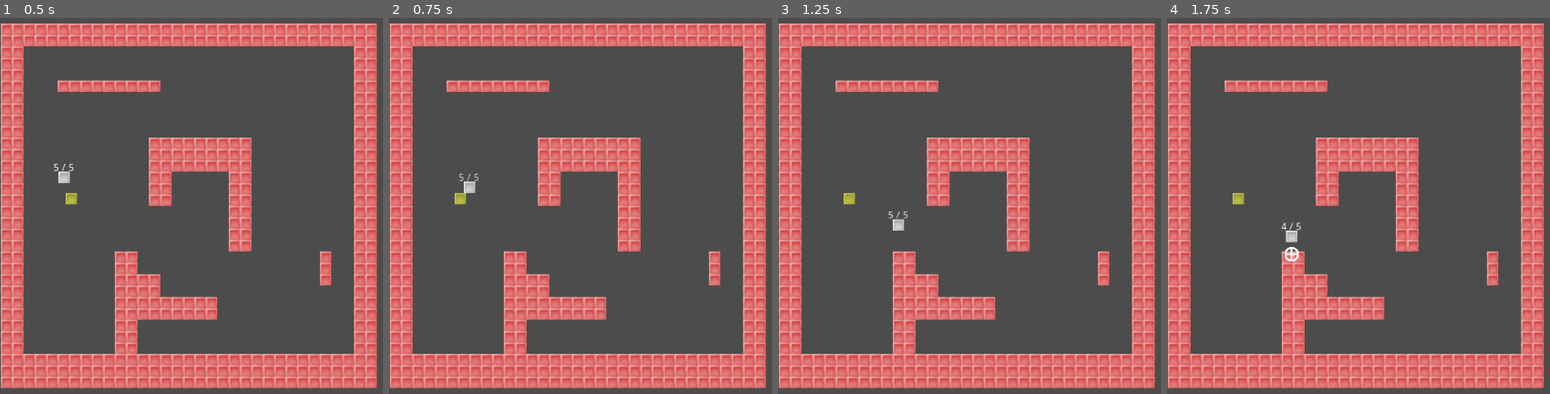
Above: before the commit, frames 1-4 (left to right).
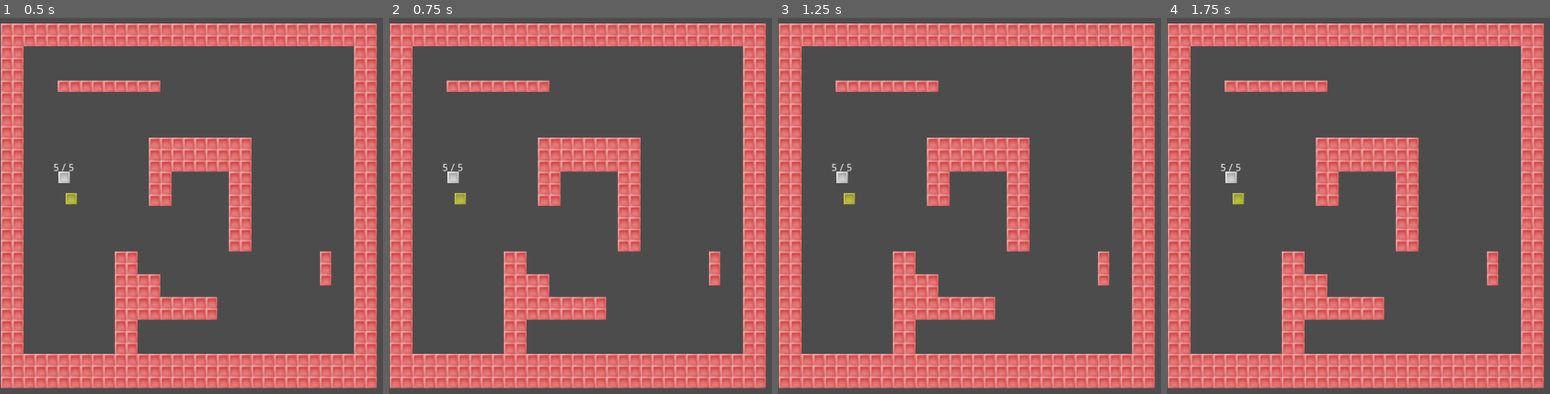
Above: after the commit, the same moments.

Repository: 2xlink/TinyTanks
Game: Godot game, scene res://scenes/colworld.tscn
Same seed, same stepped clock (60 frames per second), same inputs: the game is played once before the commit and once after it.
Inputs:
- Up to frame 1 (0.5 s): no input
- Up to frame 2 (0.75 s): tap Enter at 0.5 s; hold Right (move_right) from 0.53 s (still down); hold Down (move_bottom) from 0.53 s (still down)
- Up to frame 3 (1.25 s): keep holding Right (move_right); keep holding Down (move_bottom); tap Space at 0.77 s
- Up to frame 4 (1.75 s): release Right (move_right) at 1.28 s; release Down (move_bottom) at 1.28 s; hold S from 1.28 s (still down); tap Down (move_bottom) at 1.35 s; tap Space at 1.52 s

Frame 1 is identical in both runs. In frame 2, 0.3% of the frame differs, in the area x 14-24%, y 38-47%; in frame 3, 0.3%; in frame 4, 0.4%, in the area x 14-35%, y 38-65%.

Commit message:
Added rudimentary controller support

Diff:
--- a/scenes/colworld.tscn
+++ b/scenes/colworld.tscn
@@ -25,7 +25,7 @@
 "shape_transform": Transform2D( 1, 0, 0, 1, 8, 8 )
 } ]
 
-[node name="colworld" type="Node2D"]
+[node name="colworld" type="Node2D" index="0"]
 
 script = ExtResource( 1 )
 
--- a/scripts/bullet.gd
+++ b/scripts/bullet.gd
@@ -8,7 +8,7 @@
 
 func _ready():
     print("Bullet ready with position "+str(self.position))
-    $Area2D.connect("body_entered", self, "collided")
+    $Area2D.connect("body_entered", self, "_collided")
 #    connect("body_shape_entered", self, "collided")
 #    set_physics_process(true) # Implicitly set by overriding _physics_process(delta)
 
@@ -25,7 +25,7 @@
     pass
 
 
-func collided(body):
+func _collided(body):
     if hit_something == false:
         if body.has_method("bullet_hit"):
             body.bullet_hit(self.global_transform.origin)
--- a/scripts/colworld.gd
+++ b/scripts/colworld.gd
@@ -28,6 +28,6 @@
     print("World received fire signal from player "+str(origin)+" at position "+str(pos)+" with aim "+str(aim))
     var bullet = bullet_scene.instance()
     add_child(bullet)
-    bullet.position = pos + aim/5
+    bullet.position = pos + aim.normalized() * 20
     bullet.rotation = aim.angle()
     bullet.direction = aim.normalized()
--- a/scripts/player.gd
+++ b/scripts/player.gd
@@ -9,10 +9,11 @@
 
 # Member variables
 const MOTION_SPEED = 160 # Pixels/second
-const AIM_DISTANCE = 100 # Pixels
+const AIM_DISTANCE = 200 # Pixels
 
 export (int) var max_ammo = 5
 var player_name
+var using_controller
 
 var aim = Vector2()
 onready var ammo = max_ammo
@@ -23,6 +24,10 @@
 
 
 func _physics_process(delta):
+    _controller_controls()
+
+
+func _keyboard_controls():
     var motion = Vector2()
     aim = Vector2()
 
@@ -34,6 +39,7 @@
         motion += Vector2(-1, 0)
     if Input.is_action_pressed("move_right"):
         motion += Vector2(1, 0)
+    motion = motion.normalized() * MOTION_SPEED
 
     if Input.is_key_pressed(KEY_W):
         aim += Vector2(0, -1)
@@ -44,7 +50,34 @@
     if Input.is_key_pressed(KEY_D):
         aim += Vector2(1, 0)
 
-    motion = motion.normalized() * MOTION_SPEED
+    if(aim.length() != 0):
+        aim = aim.normalized() * AIM_DISTANCE
+        tracer.offset = aim
+        tracer.visible = true
+    else:
+        tracer.visible = false
+
+    move_and_slide(motion)
+
+
+func _controller_controls():
+    var motion = Vector2()
+    aim = Vector2()
+
+    motion = Vector2(Input.get_joy_axis(0, JOY_AXIS_0), Input.get_joy_axis(0, JOY_AXIS_1))
+#    print(motion.length())
+
+    # Deadzone
+    if motion.length() < 0.25:
+        motion = Vector2()
+
+    motion = motion * MOTION_SPEED
+
+    aim = Vector2(Input.get_joy_axis(0, JOY_AXIS_2), Input.get_joy_axis(0, JOY_AXIS_3))
+
+    # Deadzone
+    if aim.length() < 0.25:
+        aim = Vector2()
 
     if(aim.length() != 0):
         aim = aim.normalized() * AIM_DISTANCE
